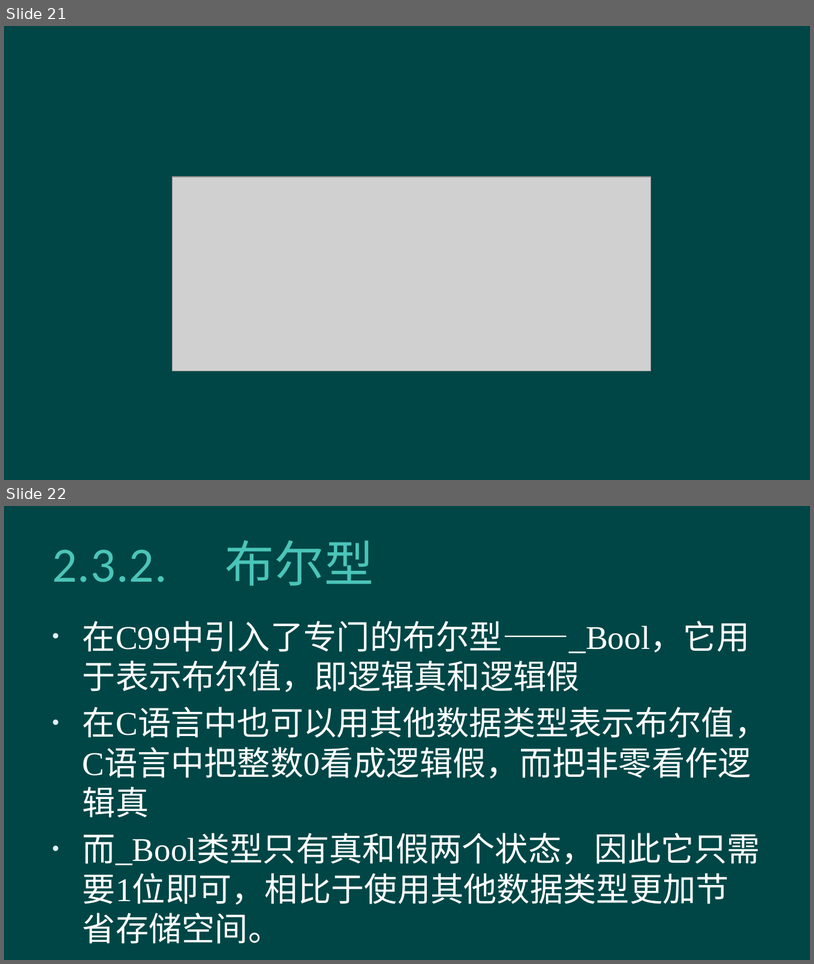
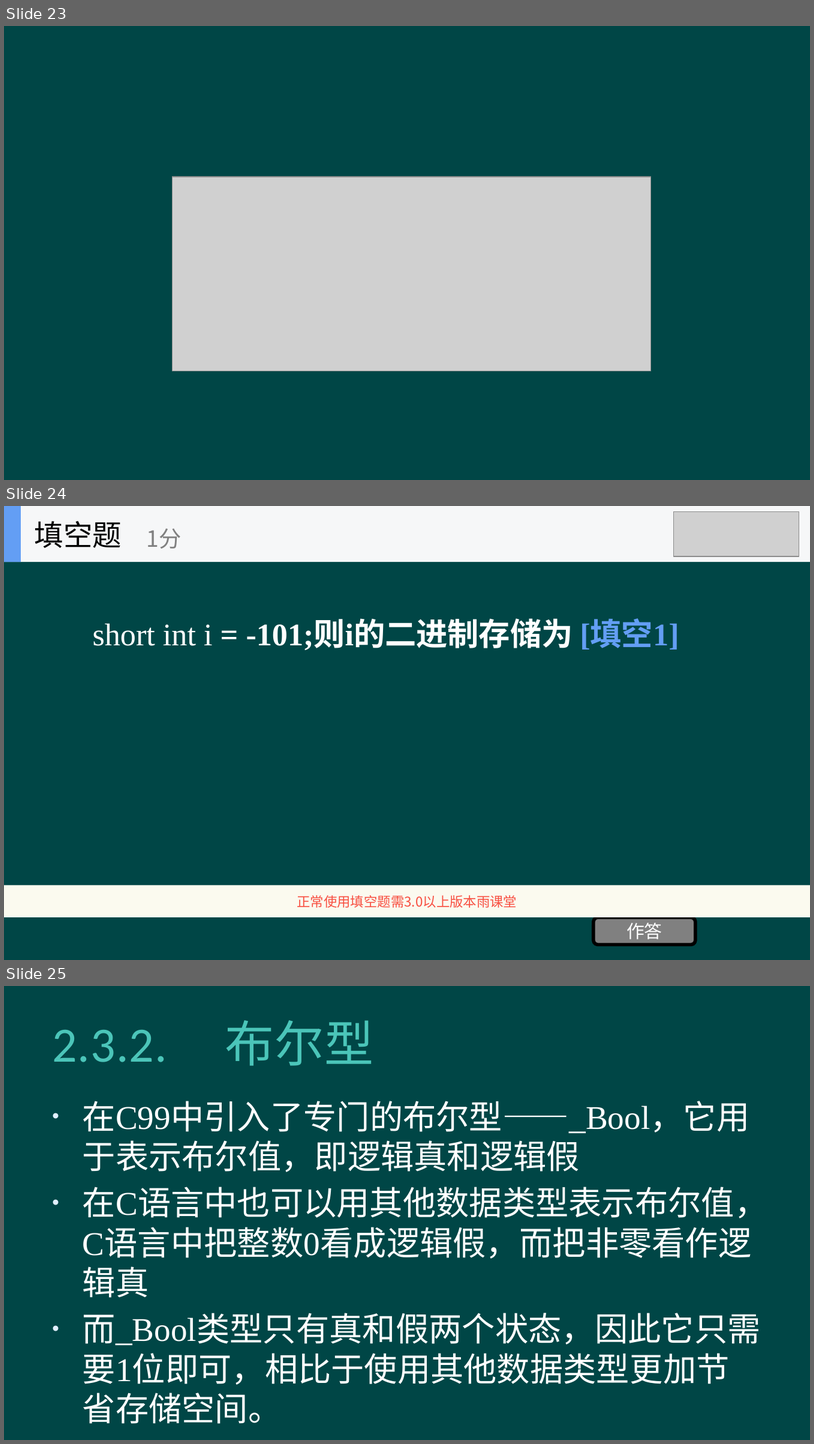
Before and after one commit to hanhonglei/Course_BasicGameProgramming, a slide deck: 第2章 变量和基本类型/第2章 变量和基本类型.pptx. Shown one above the other, each under a label of ours: slides 21 and 22 before the commit, slides 23, 24 and 25 after it. The pictures are 814x964 and 814x1444 pixels, drawn with LibreOffice and Linux fonts; fonts in the diff are those of the drawing; grey boxes stand for pictures; background and template pictures are left out. Boxes give left, top, right and bottom in pixels: in the first picture for what was removed or moved away, otherwise in the second. Text is boxed around its words. In the diff, an @@ line names an element or a change of style, - is before the commit and + after.

```diff
--- a/第2章 变量和基本类型/第2章 变量和基本类型.pptx
+++ b/第2章 变量和基本类型/第2章 变量和基本类型.pptx
@@ slide 24 added at box(4, 506, 810, 960), background #004646 @@
@@ picture added at box(674, 511, 800, 557) @@
@@ group added at box(4, 506, 810, 562): 2 rectangles, 2 texts @@
+填空题
+1分
@@ text added at box(93, 621, 679, 650), 28 pt, text #FFFFFF, bold @@
+short int i = -101;则i的二进制存储为 [填空1]
@@ rectangle added at box(4, 885, 810, 917), fill #FBFAEF, 12 pt, text #F84F41 @@
+正常使用填空题需3.0以上版本雨课堂
@@ rounded rectangle added at box(593, 917, 696, 945), fill #808080, outline #000000 3 pt, 16 pt, text #FFFFFF @@
+作答
@@ what was slide 21 is now slide 23 @@
@@ what was slide 22 is now slide 25 @@
```
Also in this commit, not shown: 1 slide changed, 4 other slides added, 1 slide removed, 1 other file.
